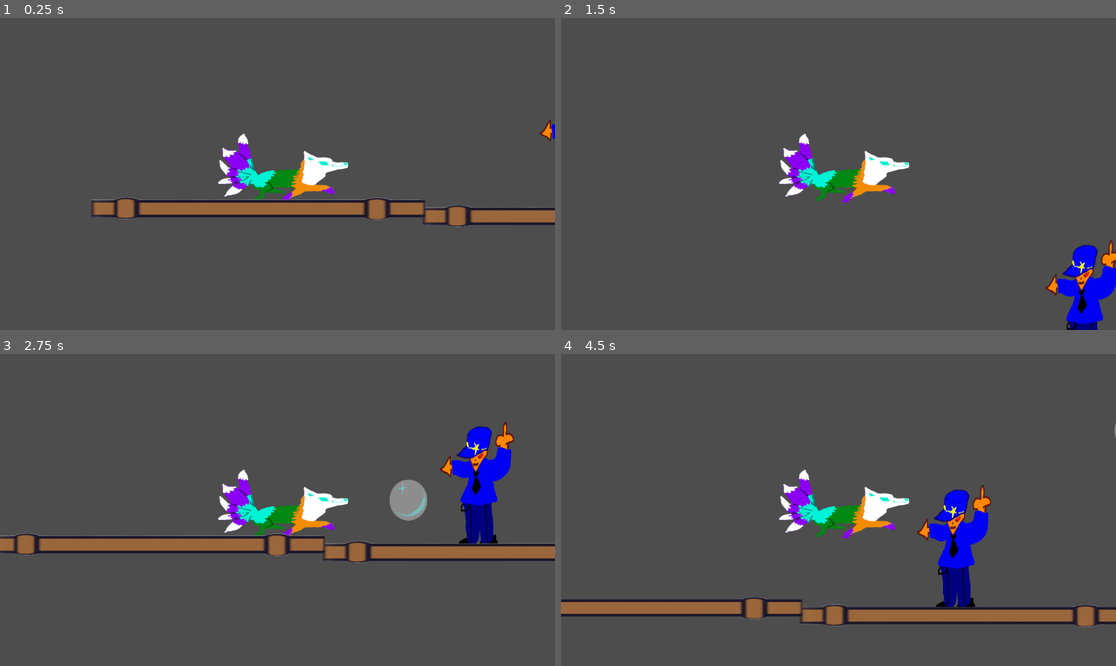
Above: before the commit, frames 1-4 (two rows, left to right).
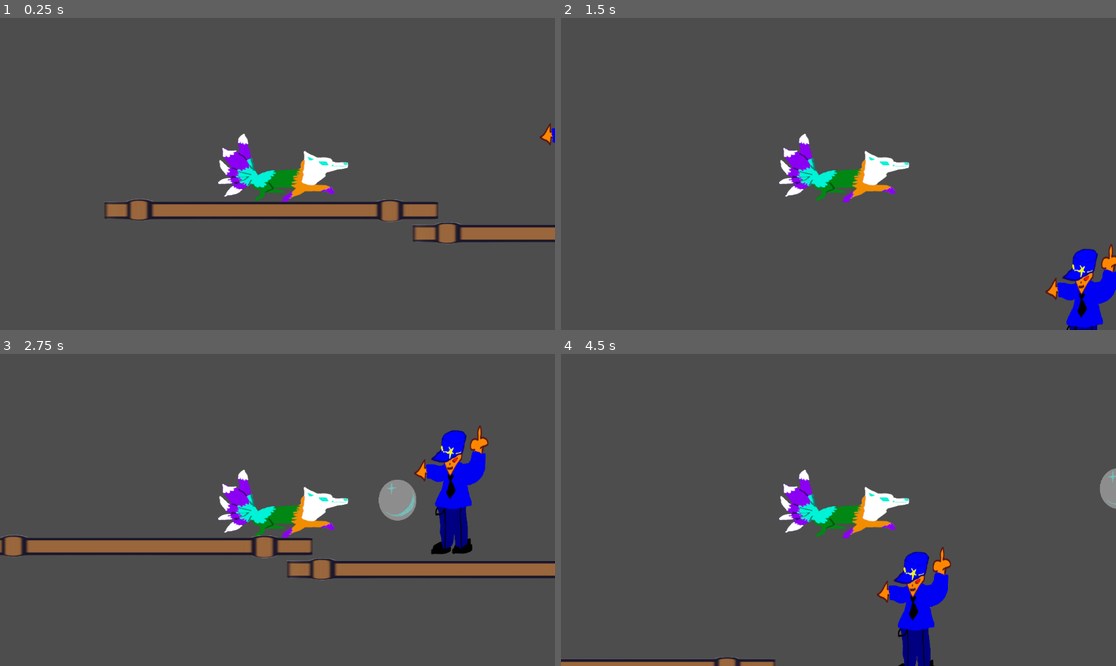
Above: after the commit, the same moments.

Repository: blacitea/waterslide
Game: Godot game, scene res://scene/main.tscn
Two runs of this game, one before a commit and one after it. Both use one fixed random seed, a clock stepped at 60 frames per second and the inputs below.
Inputs:
- Up to frame 1 (0.25 s): no input
- Up to frame 2 (1.5 s): tap Enter (ui_accept) at 0.5, 0.77 s
- Up to frame 3 (2.75 s): tap Enter (ui_accept) at 1.52 s
- Up to frame 4 (4.5 s): tap Enter (ui_accept) at 3.02, 3.77 s

The runs differ from the first frame. In frame 1, 4.9% of the frame differs, in the area x 16-100%, y 32-73%; in frame 2, 1.0%; in frame 3, 11%, in the area x 0-100%, y 21-73%; in frame 4, 11%.

Commit message:
sound added

Diff:
--- a/levels/level1.tscn
+++ b/levels/level1.tscn
@@ -3,7 +3,7 @@
 [ext_resource type="Texture2D" uid="uid://tehkdpiq1fvg" path="res://sprites/simple64x_tiles6.png" id="1_6l3fo"]
 [ext_resource type="PackedScene" uid="uid://pyxumq7sscb7" path="res://scene/bad.tscn" id="2_8gjc1"]
 [ext_resource type="PackedScene" uid="uid://c810f4moc4l47" path="res://scene/mc.tscn" id="3_trnjk"]
-[ext_resource type="PackedScene" uid="uid://dpcvo346vywc6" path="res://Scene/blue_bubble.tscn" id="4_ar5nb"]
+[ext_resource type="PackedScene" uid="uid://dpcvo346vywc6" path="res://scene/blue_bubble.tscn" id="4_ar5nb"]
 
 [sub_resource type="TileSetAtlasSource" id="TileSetAtlasSource_sd1tw"]
 texture = ExtResource("1_6l3fo")
--- a/scene/bad.tscn
+++ b/scene/bad.tscn
@@ -1,6 +1,6 @@
 [gd_scene load_steps=3 format=3 uid="uid://pyxumq7sscb7"]
 
-[ext_resource type="Texture2D" uid="uid://bjs5dsaw4m5yv" path="res://sprites/traffic_cop.png" id="1_sij15"]
+[ext_resource type="Texture2D" uid="uid://cl4rfc05d8r8h" path="res://sprites/traffic cop.png" id="1_ib371"]
 
 [sub_resource type="RectangleShape2D" id="RectangleShape2D_yixas"]
 size = Vector2(157.989, 336.983)
@@ -15,7 +15,7 @@
 position = Vector2(-158.26, -4.23128)
 rotation = -0.0187955
 scale = Vector2(-0.387763, 0.678883)
-texture = ExtResource("1_sij15")
+texture = ExtResource("1_ib371")
 
 [node name="CollisionShape2D" type="CollisionShape2D" parent="."]
 position = Vector2(-164.758, -9.09548)
--- a/scene/main.tscn
+++ b/scene/main.tscn
@@ -1,12 +1,9 @@
-[gd_scene load_steps=7 format=3 uid="uid://c4ux7wvun56ke"]
+[gd_scene load_steps=6 format=3 uid="uid://c4ux7wvun56ke"]
 
 [ext_resource type="PackedScene" uid="uid://c810f4moc4l47" path="res://scene/mc.tscn" id="1_uan07"]
-[ext_resource type="Texture2D" uid="uid://n0u3bbdqmerh" path="res://sprites/pipe.png" id="2_ibq3l"]
 [ext_resource type="PackedScene" uid="uid://pyxumq7sscb7" path="res://scene/bad.tscn" id="3_aq8oh"]
+[ext_resource type="PackedScene" uid="uid://c2mpvy3gk54w7" path="res://scene/platform_tile.tscn" id="4_ctfxa"]
 [ext_resource type="Texture2D" uid="uid://bjs5dsaw4m5yv" path="res://sprites/traffic_cop.png" id="4_mo5l3"]
-
-[sub_resource type="RectangleShape2D" id="RectangleShape2D_deqo4"]
-size = Vector2(607.154, 23.3751)
 
 [sub_resource type="RectangleShape2D" id="RectangleShape2D_yixas"]
 size = Vector2(157.989, 336.983)
@@ -17,25 +14,10 @@
 
 [node name="fox" parent="." instance=ExtResource("1_uan07")]
 
-[node name="platform" type="StaticBody2D" parent="."]
-position = Vector2(3363.45, -253.473)
-metadata/_edit_group_ = true
-
-[node name="Sprite2D" type="Sprite2D" parent="platform"]
-position = Vector2(253.57, 149.381)
-scale = Vector2(1.51193, 0.244708)
-texture = ExtResource("2_ibq3l")
-
-[node name="CollisionShape2D" type="CollisionShape2D" parent="platform"]
-position = Vector2(253.576, 151.938)
-shape = SubResource("RectangleShape2D_deqo4")
-one_way_collision = true
-debug_color = Color(0.183095, 0.583418, 0.73651, 0.42)
-
 [node name="enemy 1" parent="." instance=ExtResource("3_aq8oh")]
 
 [node name="enemy 2" type="CharacterBody2D" parent="."]
-position = Vector2(2134.86, -218.411)
+position = Vector2(1484.85, -31.4102)
 rotation = -3.14159
 scale = Vector2(0.910444, -0.642495)
 metadata/_edit_group_ = true
@@ -66,77 +48,29 @@
 position = Vector2(-164.758, -9.09548)
 shape = SubResource("RectangleShape2D_yixas")
 
-[node name="platform2" type="StaticBody2D" parent="."]
-position = Vector2(2749.16, -259.317)
-metadata/_edit_group_ = true
+[node name="platform" parent="." instance=ExtResource("4_ctfxa")]
+position = Vector2(577.689, -148.286)
 
-[node name="Sprite2D" type="Sprite2D" parent="platform2"]
-position = Vector2(253.57, 149.381)
-scale = Vector2(1.51193, 0.244708)
-texture = ExtResource("2_ibq3l")
+[node name="platform2" parent="." instance=ExtResource("4_ctfxa")]
+position = Vector2(1149.13, -113.223)
 
-[node name="CollisionShape2D" type="CollisionShape2D" parent="platform2"]
-position = Vector2(253.576, 151.938)
-shape = SubResource("RectangleShape2D_deqo4")
-one_way_collision = true
-debug_color = Color(0.183095, 0.583418, 0.73651, 0.42)
+[node name="platform3" parent="." instance=ExtResource("4_ctfxa")]
+position = Vector2(3549.17, -107.379)
 
-[node name="platform3" type="StaticBody2D" parent="."]
-position = Vector2(2134.86, -265.161)
-metadata/_edit_group_ = true
+[node name="platform4" parent="." instance=ExtResource("4_ctfxa")]
+position = Vector2(2920.59, -107.379)
 
-[node name="Sprite2D" type="Sprite2D" parent="platform3"]
-position = Vector2(253.57, 149.381)
-scale = Vector2(1.51193, 0.244708)
-texture = ExtResource("2_ibq3l")
+[node name="platform5" parent="." instance=ExtResource("4_ctfxa")]
+position = Vector2(2299.15, -124.911)
 
-[node name="CollisionShape2D" type="CollisionShape2D" parent="platform3"]
-position = Vector2(253.576, 151.938)
-shape = SubResource("RectangleShape2D_deqo4")
-one_way_collision = true
-debug_color = Color(0.183095, 0.583418, 0.73651, 0.42)
+[node name="platform6" parent="." instance=ExtResource("4_ctfxa")]
+position = Vector2(1699.14, 85.4651)
 
-[node name="platform4" type="StaticBody2D" parent="."]
-position = Vector2(1520.56, -276.848)
-metadata/_edit_group_ = true
+[node name="platform7" parent="." instance=ExtResource("4_ctfxa")]
+position = Vector2(2313.43, 85.4651)
 
-[node name="Sprite2D" type="Sprite2D" parent="platform4"]
-position = Vector2(253.57, 149.381)
-scale = Vector2(1.51193, 0.244708)
-texture = ExtResource("2_ibq3l")
+[node name="platform8" parent="." instance=ExtResource("4_ctfxa")]
+position = Vector2(2063.43, -446.318)
 
-[node name="CollisionShape2D" type="CollisionShape2D" parent="platform4"]
-position = Vector2(253.576, 151.938)
-shape = SubResource("RectangleShape2D_deqo4")
-one_way_collision = true
-debug_color = Color(0.183095, 0.583418, 0.73651, 0.42)
-
-[node name="platform5" type="StaticBody2D" parent="."]
-position = Vector2(906.266, -282.692)
-metadata/_edit_group_ = true
-
-[node name="Sprite2D" type="Sprite2D" parent="platform5"]
-position = Vector2(253.57, 149.381)
-scale = Vector2(1.51193, 0.244708)
-texture = ExtResource("2_ibq3l")
-
-[node name="CollisionShape2D" type="CollisionShape2D" parent="platform5"]
-position = Vector2(253.576, 151.938)
-shape = SubResource("RectangleShape2D_deqo4")
-one_way_collision = true
-debug_color = Color(0.183095, 0.583418, 0.73651, 0.42)
-
-[node name="platform6" type="StaticBody2D" parent="."]
-position = Vector2(291.97, -294.38)
-metadata/_edit_group_ = true
-
-[node name="Sprite2D" type="Sprite2D" parent="platform6"]
-position = Vector2(253.57, 149.381)
-scale = Vector2(1.51193, 0.244708)
-texture = ExtResource("2_ibq3l")
-
-[node name="CollisionShape2D" type="CollisionShape2D" parent="platform6"]
-position = Vector2(253.576, 151.938)
-shape = SubResource("RectangleShape2D_deqo4")
-one_way_collision = true
-debug_color = Color(0.183095, 0.583418, 0.73651, 0.42)
+[node name="platform9" parent="." instance=ExtResource("4_ctfxa")]
+position = Vector2(2856.3, -539.818)
--- a/scene/mc.tscn
+++ b/scene/mc.tscn
@@ -1,8 +1,9 @@
-[gd_scene load_steps=5 format=3 uid="uid://c810f4moc4l47"]
+[gd_scene load_steps=6 format=3 uid="uid://c810f4moc4l47"]
 
 [ext_resource type="Script" path="res://scripts/character_body_2d_2.gd" id="1_vyaab"]
 [ext_resource type="PackedScene" uid="uid://dpcvo346vywc6" path="res://scene/blue_bubble.tscn" id="2_gpaom"]
 [ext_resource type="Texture2D" uid="uid://b853afhmqsg0r" path="res://sprites/FOX walk 1.png" id="3_j8lsq"]
+[ext_resource type="AudioStream" uid="uid://bg4ljqxvrwnum" path="res://Sounds/bubble spawn v1.0.wav" id="4_efadk"]
 
 [sub_resource type="RectangleShape2D" id="RectangleShape2D_7iks2"]
 size = Vector2(263.608, 162.409)
@@ -31,3 +32,6 @@
 
 [node name="ProjectileSpawn" type="Node2D" parent="."]
 position = Vector2(-139.677, -21.1509)
+
+[node name="bubbleSpawn" type="AudioStreamPlayer2D" parent="."]
+stream = ExtResource("4_efadk")
--- /dev/null
+++ b/scene/platform_tile.tscn
@@ -0,0 +1,21 @@
+[gd_scene load_steps=3 format=3 uid="uid://c2mpvy3gk54w7"]
+
+[ext_resource type="Texture2D" uid="uid://n0u3bbdqmerh" path="res://sprites/pipe.png" id="1_11raf"]
+
+[sub_resource type="RectangleShape2D" id="RectangleShape2D_deqo4"]
+size = Vector2(607.154, 23.3751)
+
+[node name="platform" type="StaticBody2D"]
+position = Vector2(3288, -112)
+metadata/_edit_group_ = true
+
+[node name="Sprite2D" type="Sprite2D" parent="."]
+position = Vector2(-8.00006, 3.05176e-05)
+scale = Vector2(1.51193, 0.247527)
+texture = ExtResource("1_11raf")
+
+[node name="CollisionShape2D" type="CollisionShape2D" parent="."]
+position = Vector2(7.62939e-05, 0)
+shape = SubResource("RectangleShape2D_deqo4")
+one_way_collision = true
+debug_color = Color(0.183095, 0.583418, 0.73651, 0.42)
--- a/scripts/character_body_2d_2.gd
+++ b/scripts/character_body_2d_2.gd
@@ -9,7 +9,7 @@
 @export var projectile_scene: PackedScene
 @export var spawn_interval: float = 1.0
 @export var projectile_spawn: Node2D
-
+@onready var bubble_spawn = $bubbleSpawn
 var spawn_timer: float = 0.0
 
 func _process(delta: float) -> void:
@@ -21,11 +21,16 @@
 			spawn_timer = 0.0
 
 func spawn_projectile() -> void:
-	print("Spawning bubble")
 	var projectile = projectile_scene.instantiate()
+	projectile.collision_layer = 0  # Disable collisions initially
 	get_parent().add_child(projectile)
 	projectile.global_position = projectile_spawn.global_position
 	projectile.velocity = Vector2.ZERO
+	bubble_spawn.play()
+
+	# Re-enable collisions after delay
+	await get_tree().create_timer(0.1).timeout
+	projectile.collision_layer = 1
 
 func _physics_process(delta):
 	if not is_on_floor():
